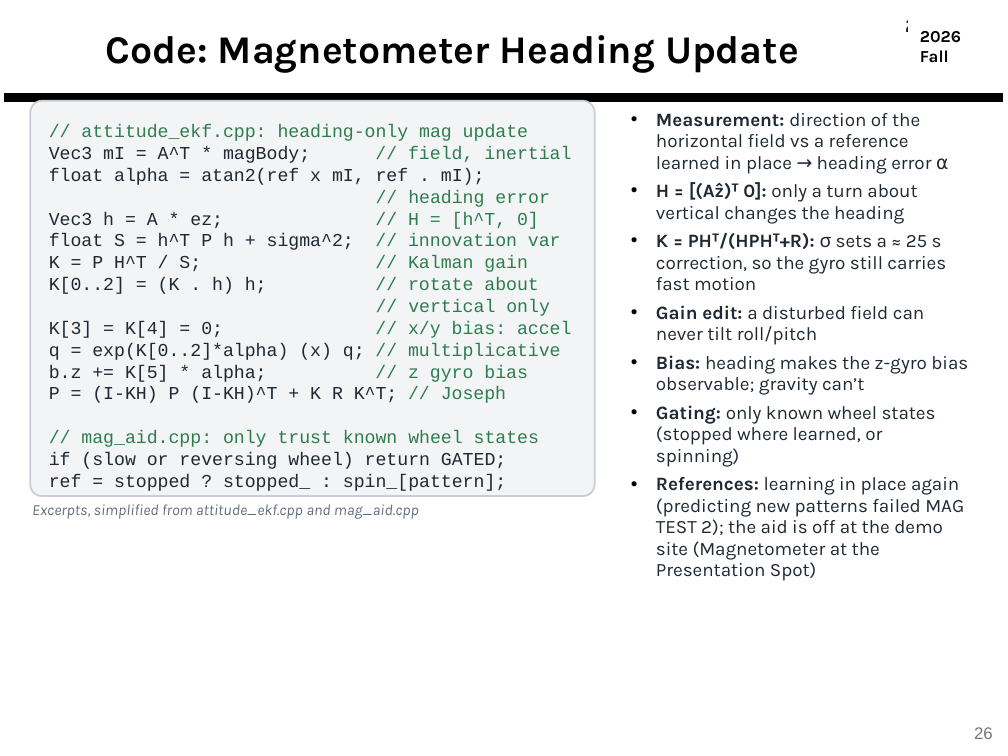
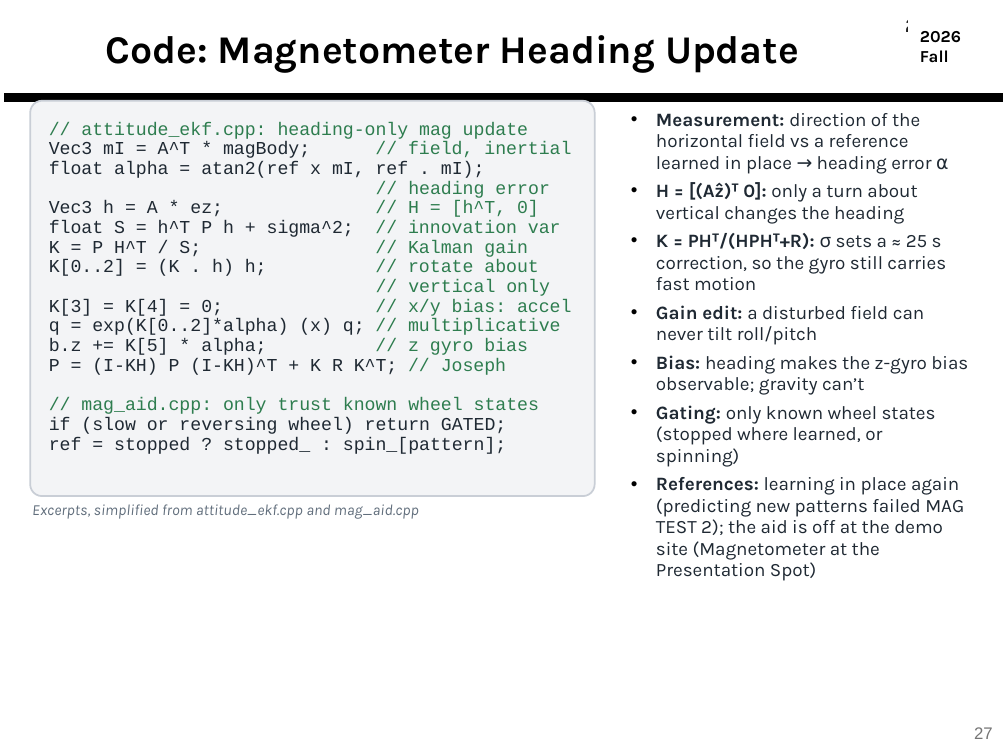
Before and after one commit to derek-weissinger-usafa/Astro-331-Lab-8, a slide deck: slide 27 of Reports/Astro 331 Lab 8_2_3 Body Final Pres.pptx (slide 26 before the commit). Drawn at 1008x756 pixels with LibreOffice and Linux fonts; fonts in the diff are those of the drawing; background and template pictures are left out. Boxes give left, top, right and bottom in pixels: in the first picture for what was removed or moved away, otherwise in the second. Text is boxed around its words. In the diff, an @@ line names an element or a change of style, - is before the commit and + after.

```diff
--- a/Reports/Astro 331 Lab 8_2_3 Body Final Pres.pptx
+++ b/Reports/Astro 331 Lab 8_2_3 Body Final Pres.pptx
@@ rounded rectangle "// attitude_ekf.cpp: heading-only mag update" at bbox=[30, 101, 595, 496]: line spacing 1 to 0.9 @@
@@ page number at bbox=[974, 727, 993, 739]: text changed @@
-26
+27
```
Also in this commit, not shown: 7 other slides changed.
